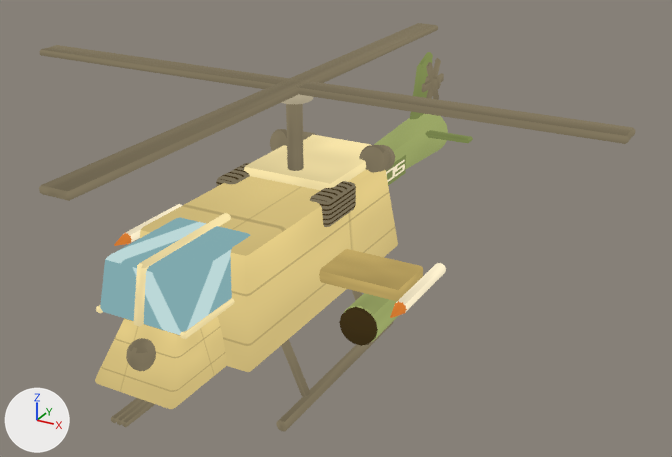
An edit to the glTF model gameAsset/models/militaries/helicopter/helicopter.glb, drawn before and after from the same camera.
The view is the same before and after, from a camera (50 mm lens) standing at (4.73, -7.63, 5.52) and looking at (0.31, 0.4, 1.5). The lights are fixed; the arrows at lower left show +X, +Y and +Z. The picture after the commit comes second. Where no turn or scale is listed for an object, it has been applied to the vertices. Vertices at exactly the same position are counted once.

Script lines for the objects in view, before the commit:
```python
me_attackhelicopter_body_mesh = bpy.data.meshes.new('AttackHelicopter_Body_Mesh')
me_attackhelicopter_body_mesh.from_pydata(...)  # 2106 vertices, 4024 faces; spans x -1.67..1.67, y -2.62..3.62, z 0.06..2.72
me_attackhelicopter_body_mesh.materials.append(mat_attack_helicopter_toon)
me_heli_gun_mesh = bpy.data.meshes.new('Heli_Gun_Mesh')
me_heli_gun_mesh.from_pydata(...)  # 44 vertices, 84 faces; spans x -0.09..0.09, y -0.709..0.011, z -0.029..0.032
me_heli_gun_mesh.materials.append(mat_attack_helicopter_toon)
me_mainrotor_mesh = bpy.data.meshes.new('MainRotor_Mesh')
me_mainrotor_mesh.from_pydata(...)  # 304 vertices, 592 faces; spans x -3.3..3.3, y -3.3..3.3, z -0.41..0.51
me_mainrotor_mesh.materials.append(mat_attack_helicopter_toon)
me_tailrotor_mesh = bpy.data.meshes.new('TailRotor_Mesh')
me_tailrotor_mesh.from_pydata(...)  # 144 vertices, 272 faces; spans x -0.084..0.076, y -0.323..0.317, z -0.3..0.296
me_tailrotor_mesh.materials.append(mat_attack_helicopter_toon)
ob_attackhelicopter_body = bpy.data.objects.new('AttackHelicopter_Body', me_attackhelicopter_body_mesh)
ob_attackhelicopter_body.location = (0.0, 0.0, 0.0)
ob_heli_gun = bpy.data.objects.new('Heli_Gun', me_heli_gun_mesh)
ob_heli_gun.location = (0.0, -2.102, 0.896)
ob_mainrotor = bpy.data.objects.new('MainRotor', me_mainrotor_mesh)
ob_mainrotor.location = (0.0, 0.095, 2.62)
ob_tailrotor = bpy.data.objects.new('TailRotor', me_tailrotor_mesh)
ob_tailrotor.location = (0.08, 3.456, 2.366)
```
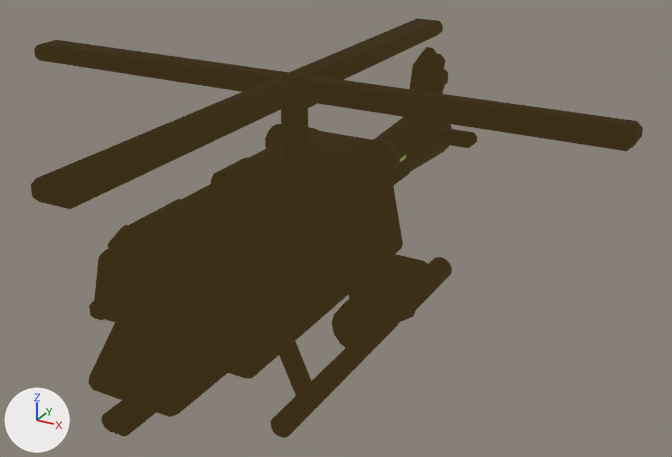
What differs and where, as boxes [x1, y1, x2, y2] in the pictures (672 x 457 px):
'AttackHelicopter_Body', reshaped
    before: [95, 52, 473, 432]
    after: [88, 47, 477, 438]
'MainRotor', reshaped (7% taller)
    before: [39, 23, 636, 201]
    after: [31, 18, 643, 209]
'Heli_Gun', reshaped
    before: [111, 398, 155, 427]
    after: [101, 400, 156, 436]
'TailRotor', reshaped
    before: [422, 58, 444, 100]
    after: [417, 53, 448, 94]
part 1 of me_attackhelicopter_body_mesh, added
    after: [108, 225, 134, 248]
part 2 of me_attackhelicopter_body_mesh, added
    after: [332, 302, 383, 353]
part 3 of me_attackhelicopter_body_mesh, added
    after: [383, 292, 416, 325]
part 4 of me_attackhelicopter_body_mesh, added
    after: [120, 333, 157, 376]
part 5 of me_attackhelicopter_body_mesh, added
    after: [392, 156, 410, 186]
part 6 of me_attackhelicopter_body_mesh, added
    after: [88, 47, 477, 438]
part 7 of me_heli_gun_mesh, added
    after: [101, 400, 129, 432]
part 8 of me_heli_gun_mesh, added
    after: [107, 403, 134, 434]
part 9 of me_heli_gun_mesh, added
    after: [112, 405, 156, 436]
part 10 of me_mainrotor_mesh, added (mostly hidden)
    after: [283, 99, 317, 110]
part 11 of me_mainrotor_mesh, added
    after: [281, 108, 309, 168]
part 12 of me_mainrotor_mesh, added
    after: [34, 40, 643, 151]
part 13 of me_mainrotor_mesh, added
    after: [31, 18, 443, 209]
part 14 of me_tailrotor_mesh, added
    after: [434, 72, 445, 93]
part 15 of me_tailrotor_mesh, added
    after: [417, 69, 448, 92]
part 16 of me_tailrotor_mesh, added
    after: [421, 58, 443, 94]
part 17 of me_tailrotor_mesh, added
    after: [433, 53, 446, 93]

The change, as a list of edits to the scene's bpy script:
```text
Change me_attackhelicopter_body_mesh:
    remove me_attackhelicopter_body_mesh.from_pydata(...)  # 2106 vertices, 4024 faces; spans x -1.67..1.67, y -2.62..3.62, z 0.06..2.72
    add me_attackhelicopter_body_mesh.from_pydata(...)  # 4212 vertices, 8048 faces; spans x -1.75..1.75, y -2.68..3.67, z 0.01..2.78
    me_attackhelicopter_body_mesh part 1: a new loose piece, a 10-sided cut cone along y (radius 0.05 at the low end, 0.14 at the high end) spanning x -1.75..-1.47, y -0.99..-0.7, z 1.29..1.55, in mat_attack_helicopter_outline (black #000000)
    me_attackhelicopter_body_mesh part 2: a new loose piece, a 14-sided cylinder along y spanning x 0.97..1.47, y -0.9..-0.75, z 0.92..1.4, in mat_attack_helicopter_outline (black #000000)
    me_attackhelicopter_body_mesh part 3: a new loose piece, a 10-sided cut cone along y (radius 0.05 at the low end, 0.14 at the high end) spanning x 1.47..1.75, y -0.99..-0.7, z 1.29..1.55, in mat_attack_helicopter_outline (black #000000)
    me_attackhelicopter_body_mesh part 4: a new loose piece, a UV sphere (14 segments, 10 rings, poles along z) spanning x -0.2..0.2, y -2.63..-2.25, z 1.16..1.55, in mat_attack_helicopter_outline (black #000000)
    me_attackhelicopter_body_mesh part 5: the loose piece of 4 vertices spanning x 0.29, y 1.59..2.21, z 1.54..1.78 is copied, and the copy is moved by (0.05, 0.0, 0.0), in mat_attack_helicopter_outline (black #000000); it spans x 0.34, y 1.59..2.21, z 1.54..1.78
    me_attackhelicopter_body_mesh part 6: 1858 vertices added at x -1.73..1.73, y -2.68..3.67, z 0.01..2.78
    other edits to the shape of me_attackhelicopter_body_mesh do not show in these pictures
    add me_attackhelicopter_body_mesh.materials.append(mat_attack_helicopter_outline)  # black #000000
Change me_heli_gun_mesh:
    remove me_heli_gun_mesh.from_pydata(...)  # 44 vertices, 84 faces; spans x -0.09..0.09, y -0.709..0.011, z -0.029..0.032
    add me_heli_gun_mesh.from_pydata(...)  # 92 vertices, 168 faces; spans x -0.15..0.15, y -0.758..0.06, z -0.089..0.092
    me_heli_gun_mesh part 7: a new loose piece of 16 vertices spanning x -0.15..0.03, y -0.758..0.06, z -0.089..0.092, in mat_attack_helicopter_outline (black #000000)
    me_heli_gun_mesh part 8: a new loose piece of 16 vertices spanning x -0.09..0.09, y -0.758..0.06, z -0.089..0.092, in mat_attack_helicopter_outline (black #000000)
    me_heli_gun_mesh part 9: a new loose piece of 16 vertices spanning x -0.03..0.15, y -0.758..0.06, z -0.089..0.092, in mat_attack_helicopter_outline (black #000000)
    add me_heli_gun_mesh.materials.append(mat_attack_helicopter_outline)  # black #000000
Change me_mainrotor_mesh:
    remove me_mainrotor_mesh.from_pydata(...)  # 304 vertices, 592 faces; spans x -3.3..3.3, y -3.3..3.3, z -0.41..0.51
    add me_mainrotor_mesh.from_pydata(...)  # 608 vertices, 1184 faces; spans x -3.35..3.35, y -3.35..3.35, z -0.46..0.57
    me_mainrotor_mesh part 10: a new loose piece of 196 vertices spanning x -0.25..0.25, y -0.25..0.25, z 0.28..0.55, in mat_attack_helicopter_outline (black #000000)
    me_mainrotor_mesh part 11: a new loose piece of 60 vertices spanning x -0.14..0.14, y -0.14..0.14, z -0.46..0.45, in mat_attack_helicopter_outline (black #000000)
    me_mainrotor_mesh part 12: a new loose piece of 24 vertices spanning x -3.35..3.35, y -0.2..0.2, z 0.38..0.56, in mat_attack_helicopter_outline (black #000000)
    me_mainrotor_mesh part 13: a new loose piece of 24 vertices spanning x -0.2..0.2, y -3.35..3.35, z 0.38..0.57, in mat_attack_helicopter_outline (black #000000)
    add me_mainrotor_mesh.materials.append(mat_attack_helicopter_outline)  # black #000000
Change me_tailrotor_mesh:
    remove me_tailrotor_mesh.from_pydata(...)  # 144 vertices, 272 faces; spans x -0.084..0.076, y -0.323..0.317, z -0.3..0.296
    add me_tailrotor_mesh.from_pydata(...)  # 288 vertices, 544 faces; spans x -0.136..0.128, y -0.377..0.371, z -0.358..0.353
    me_tailrotor_mesh part 14: a new loose piece of 72 vertices spanning x -0.136..0.128, y -0.151..0.146, z -0.151..0.146, in mat_attack_helicopter_outline (black #000000)
    me_tailrotor_mesh part 15: a new loose piece of 24 vertices spanning x -0.081..0.072, y -0.377..0.371, z -0.112..0.107, in mat_attack_helicopter_outline (black #000000)
    me_tailrotor_mesh part 16: a new loose piece of 24 vertices spanning x -0.081..0.072, y -0.262..0.256, z -0.357..0.353, in mat_attack_helicopter_outline (black #000000)
    me_tailrotor_mesh part 17: a new loose piece of 24 vertices spanning x -0.081..0.072, y -0.261..0.255, z -0.358..0.353, in mat_attack_helicopter_outline (black #000000)
    add me_tailrotor_mesh.materials.append(mat_attack_helicopter_outline)  # black #000000
```
